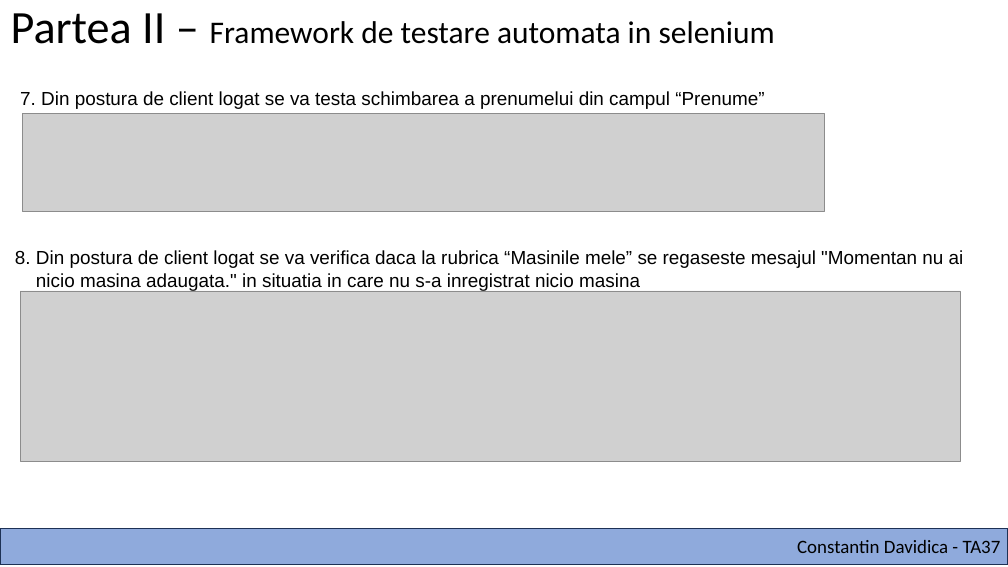
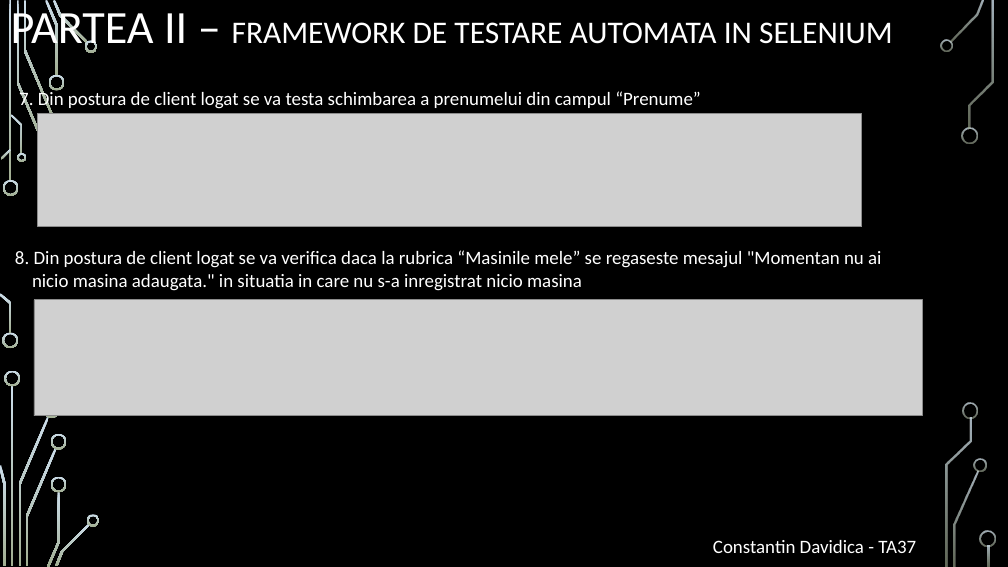
Before and after one commit to Cosmin2890/Proiect-Final, a slide deck: slide 9 of C.Davidica-Proiect Final.pptx. Drawn at 1008x567 pixels with LibreOffice and Linux fonts; fonts in the diff are those of the drawing; grey boxes stand for pictures; background and template pictures are left out. Boxes give left, top, right and bottom in pixels: in the first picture for what was removed or moved away, otherwise in the second. Text is boxed around its words. In the diff, an @@ line names an element or a change of style, - is before the commit and + after.

```diff
--- a/C.Davidica-Proiect Final.pptx
+++ b/C.Davidica-Proiect Final.pptx
@@ background #FFFFFF to picture (left out) @@
@@ title at bbox=[11, 5, 893, 55]: text changed; text colour #000000 to #FFFFFF @@
-Partea II – Framework de testare automata in selenium
+PARTEA II – FRAMEWORK DE TESTARE AUTOMATA IN SELENIUM
@@ text "7. Din postura de client ..." at bbox=[15, 90, 881, 291]: font Arial to Calibri, text colour #000000 to #FFFFFF @@
@@ picture: place and size @@
-picture at bbox=[23, 113, 824, 212]
+picture at bbox=[38, 113, 862, 227]
@@ picture: place and size @@
-picture at bbox=[20, 291, 960, 461]
+picture at bbox=[34, 299, 923, 416]
@@ freeform shape removed at bbox=[0, 529, 1008, 564] @@
-Constantin Davidica - TA37
@@ text added at bbox=[713, 540, 916, 553], 18 pt, text #FFFFFF @@
+Constantin Davidica - TA37
@@ group added at bbox=[0, 0, 996, 567]: 31 freeform shapes, 3 rectangles @@
```
Also in this commit, not shown: 10 other slides changed, 4 slides added, 1 slide removed.
